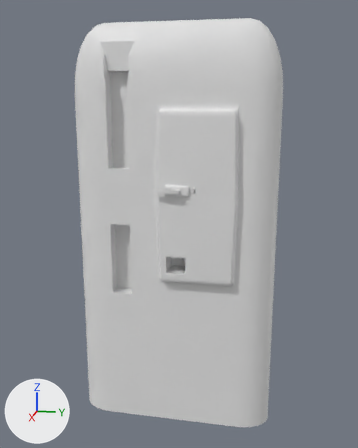
Renders of the Blender file unimported-models/cola_machine.blend from each side of a commit.
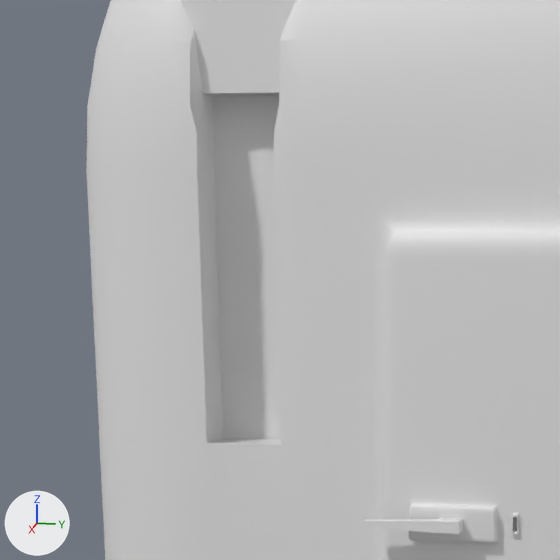
The first picture shows the older version from a 50 mm camera at (5.24, 0.99, 1.27) aimed at (0.09, -0.04, -0.01). The close-ups show both versions on the part from 14% to 58% of the width and 10% to 45% of the height of that picture; other places that the commit changed are outside them. Lighting does not change. The marker at lower left points along +X, +Y and +Z.

Objects in the first close-up: 'ColaMachine', 'Handle'.
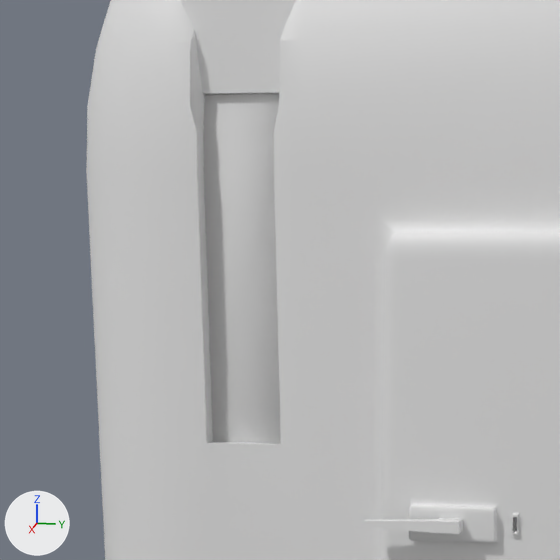
Pixel boxes (x1, y1, x2, y2) of what changed, in the close-ups (560 x 560 px):
'Glass', shown
    after: (203, 94, 281, 444)

Edits to the bpy script that builds the scene:
```text
Change ob_glass:
    remove ob_glass.hide_set(True)
```
